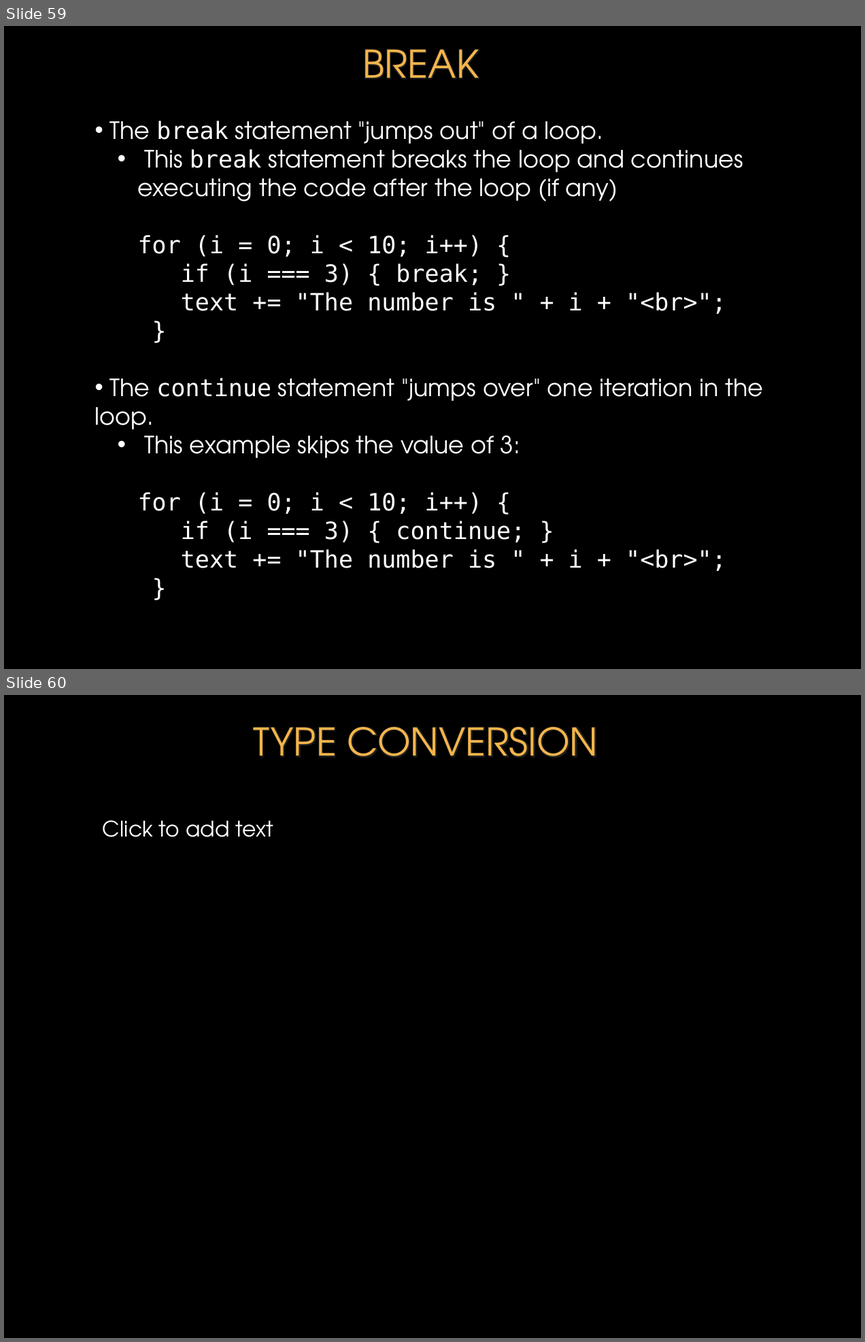
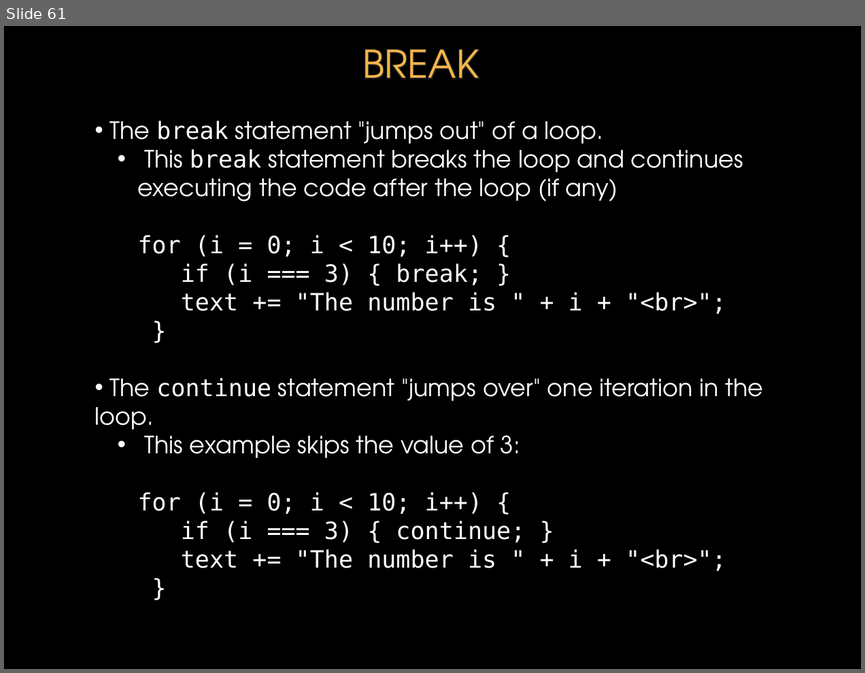
Before and after one commit to donfreiday/cpsc330-js, a slide deck: Javascript.pptx. Shown one above the other, each under a label of ours: slides 59 and 60 before the commit, slide 61 after it. The pictures are 865x1342 and 865x673 pixels, drawn with LibreOffice and Linux fonts; fonts in the diff are those of the drawing; background and template pictures are left out. Boxes give left, top, right and bottom in pixels: in the first picture for what was removed or moved away, otherwise in the second. Text is boxed around its words. In the diff, an @@ line names an element or a change of style, - is before the commit and + after.

```diff
--- a/Javascript.pptx
+++ b/Javascript.pptx
@@ slide 60 removed at <box>4,695,861,1338</box>, background picture (left out) @@
@@ title removed at <box>254,727,598,756</box> @@
-TYPE CONVERSION
@@ text removed at <box>103,820,274,837</box> @@
-Click to add text
@@ what was slide 59 is now slide 61 @@
```
Also in this commit, not shown: 4 slides changed, 4 slides added, 1 other slide removed.
